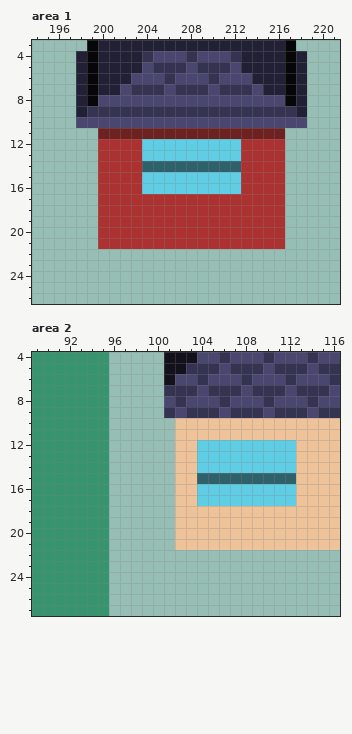
Two states of a pixel-art file, Assets/Art/town.aseprite. The first picture shows the starting point.
224x192 pixels, 1 frame. Colours within 5 levels of each other are drawn and written as one. Shown: area 1: x 194..221, y 3..26; area 2: x 89..116, y 4..27.
The same view after the edit:
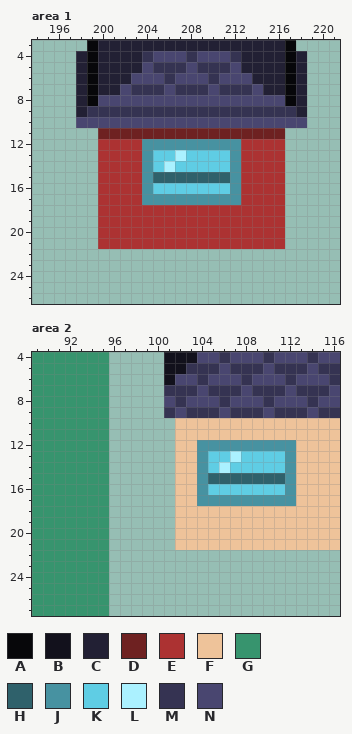
Palette (. is transparent): A #07070a  B #12111c  C #222034  D #6e2121  E #ac3232  F #eec39a  G #37946e  H #2f616b  J #4792a1  K #5fcde4  L #abf1ff  M #353352  N #494670
From old to new:
Area 1:
Colour K gives way to colour H in row 15 at x 205 to 211.
Colour E gives way to colour J in row 17 at x 204 to 212.
Colour H gives way to colour J in row 14 at x 204 and 212.
Colour K gives way to colour J in row 12 at x 204 to 212; in row 13 at x 204 and 212; in rows 15 to 16 at x 204 and 212.
Colour H gives way to colour K in row 14 at x 205 and 207 to 211.
Colour H gives way to colour L in row 14 at x 206.
Colour K gives way to colour L in row 13 at x 207.
Area 2:
Colour H gives way to colour J in row 15 at x 104 and 112.
Colour K gives way to colour J in row 12 at x 104 to 112; in rows 13 to 14 at x 104 and 112; in row 16 at x 104 and 112; in row 17 at x 104 to 112.
Colour K gives way to colour L in row 13 at x 107; in row 14 at x 106.
Changed places in both pictures, as pixel boxes (x1, y1, x2, y2):
changed: (142, 139, 241, 205)
changed: (197, 440, 296, 506)
